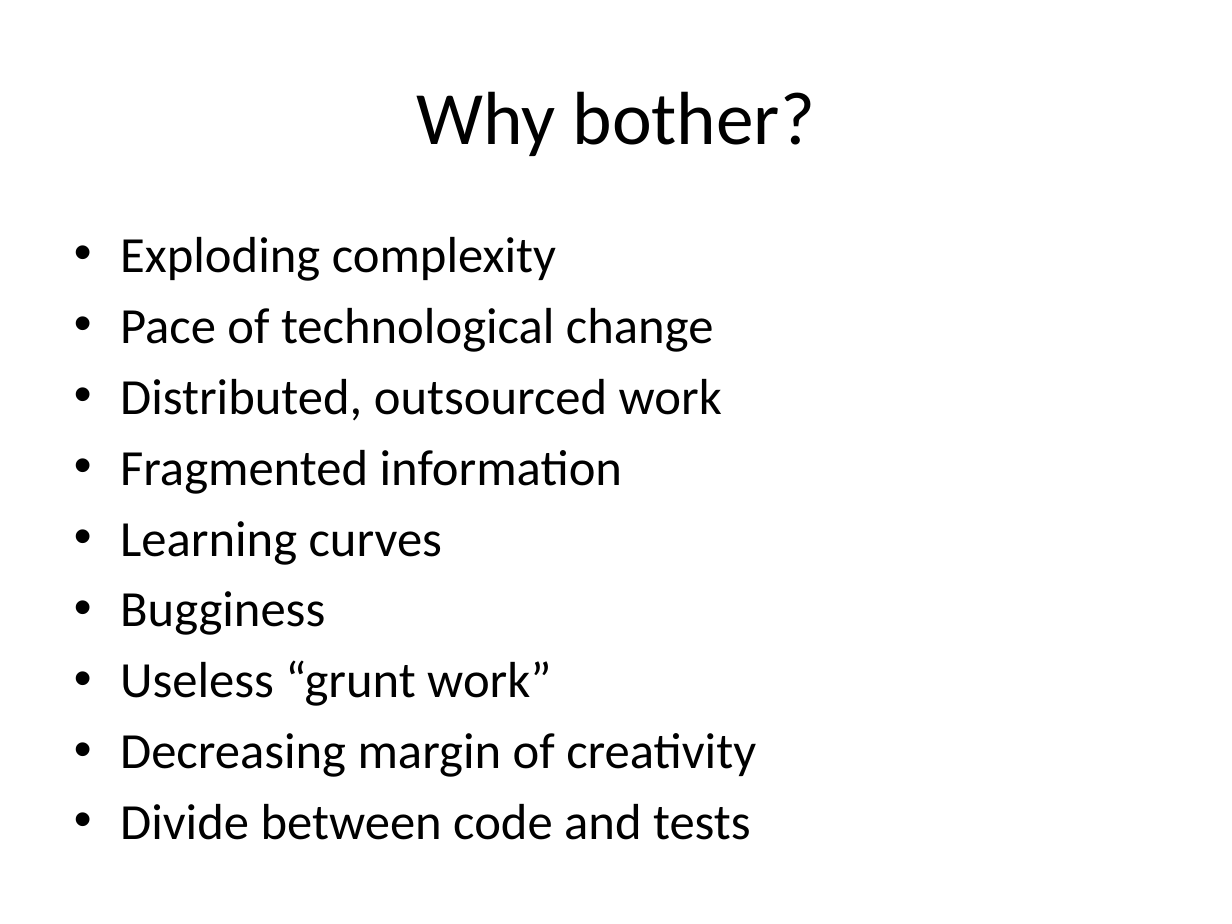
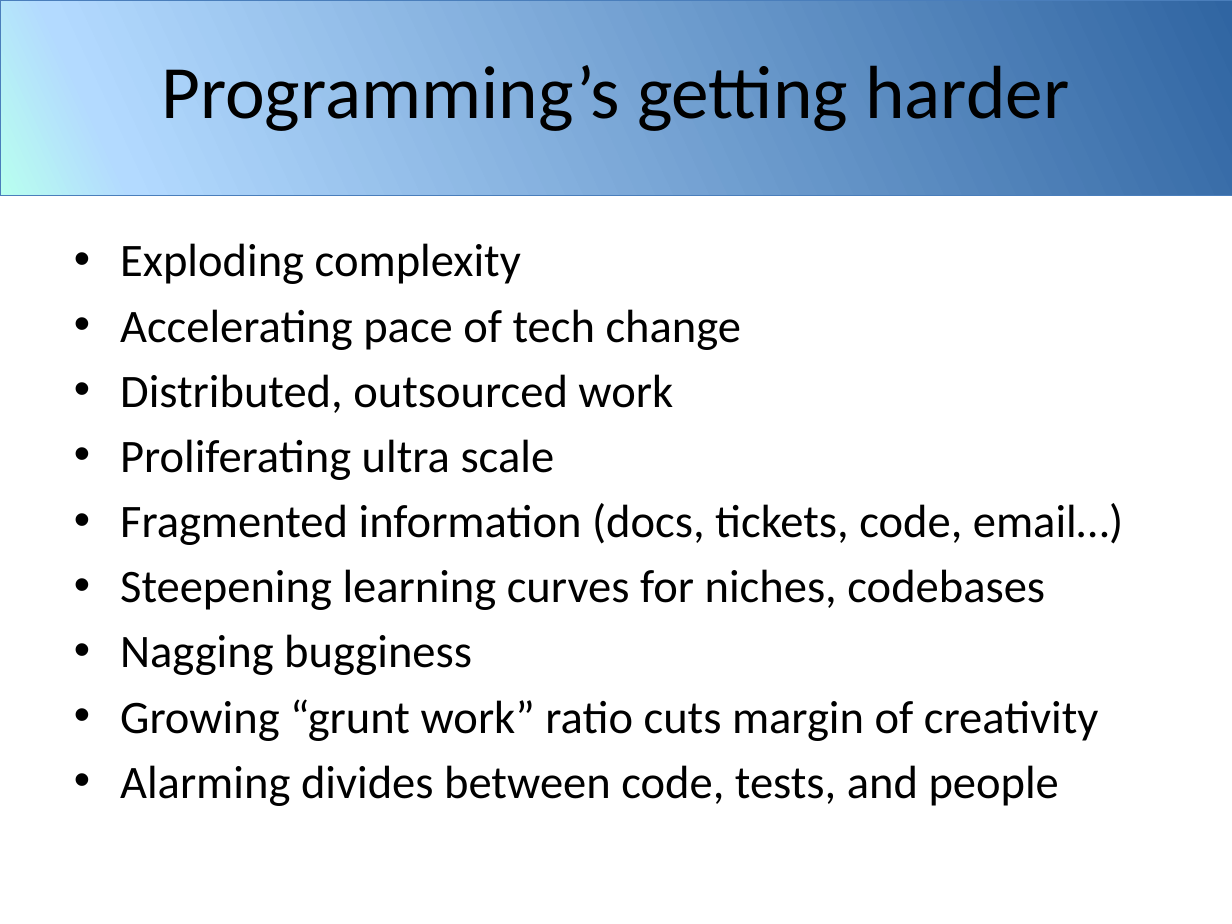
Before and after one commit to mikiec84/intent, a slide deck: slide 2 of assets/introducing-intent.pptx (slide 3 before the commit). Drawn at 1232x924 pixels with LibreOffice and Linux fonts; fonts in the diff are those of the drawing; background and template pictures are left out. Boxes give left, top, right and bottom in pixels: in the first picture for what was removed or moved away, otherwise in the second. Text is boxed around its words. In the diff, an @@ line names an element or a change of style, - is before the commit and + after.

```diff
--- a/assets/introducing-intent.pptx
+++ b/assets/introducing-intent.pptx
@@ rectangle added at (x1=0, y1=0, x2=1232, y2=195), fill gradient #3065A2 to #B3DAFF to #B8FFEF, outline #4B7EBC 0.25 pt @@
@@ rectangle added at (x1=0, y1=0, x2=1232, y2=195), fill gradient #3065A2 to #B3DAFF to #B8FFEF, outline #4B7EBC 0.25 pt @@
@@ title at (x1=161, y1=65, x2=1069, y2=131): text changed @@
-Why bother?
+Programming’s getting harder
@@ text at (x1=120, y1=243, x2=673, y2=413): size 29.6 to 27.2 pt in "Exploding complexity", "Distributed, outsourced work" @@
@@ text at (x1=120, y1=309, x2=742, y2=350): text changed; size 29.6 to 27.2 pt @@
-• Pace of technological change
+• Accelerating pace of tech change
@@ text at (x1=120, y1=439, x2=1123, y2=806): text changed; size 29.6 to 27.2 pt @@
-• Fragmented information
-• Learning curves
-• Bugginess
-• Useless “grunt work”
-• Decreasing margin of creativity
-• Divide between code and tests
+• Proliferating ultra scale
+• Fragmented information (docs, tickets, code, email…)
+• Steepening learning curves for niches, codebases
+• Nagging bugginess
+• Growing “grunt work” ratio cuts margin of creativity
+• Alarming divides between code, tests, and people
```
Also in this commit, not shown: 22 other slides changed, 14 slides added, 2 slides removed.
